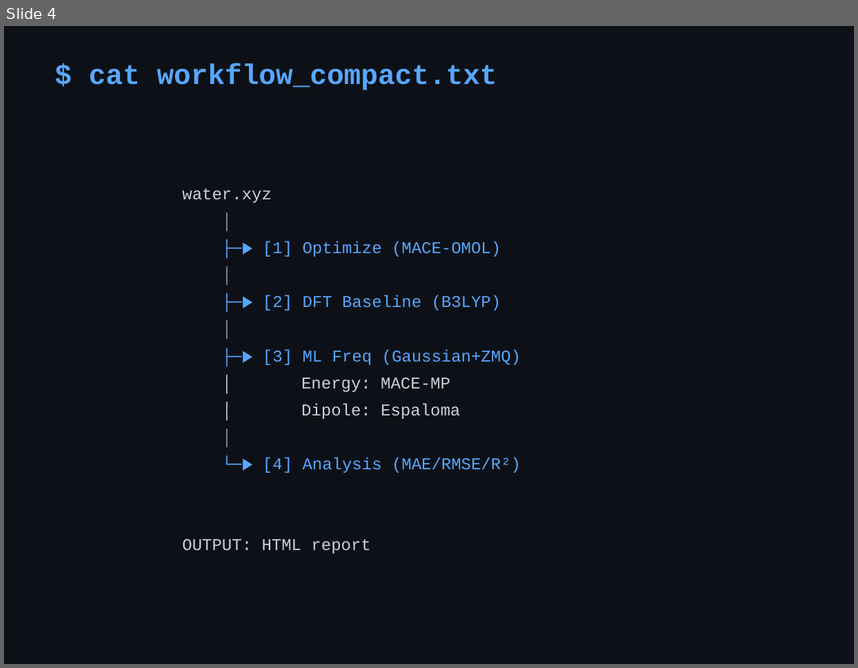
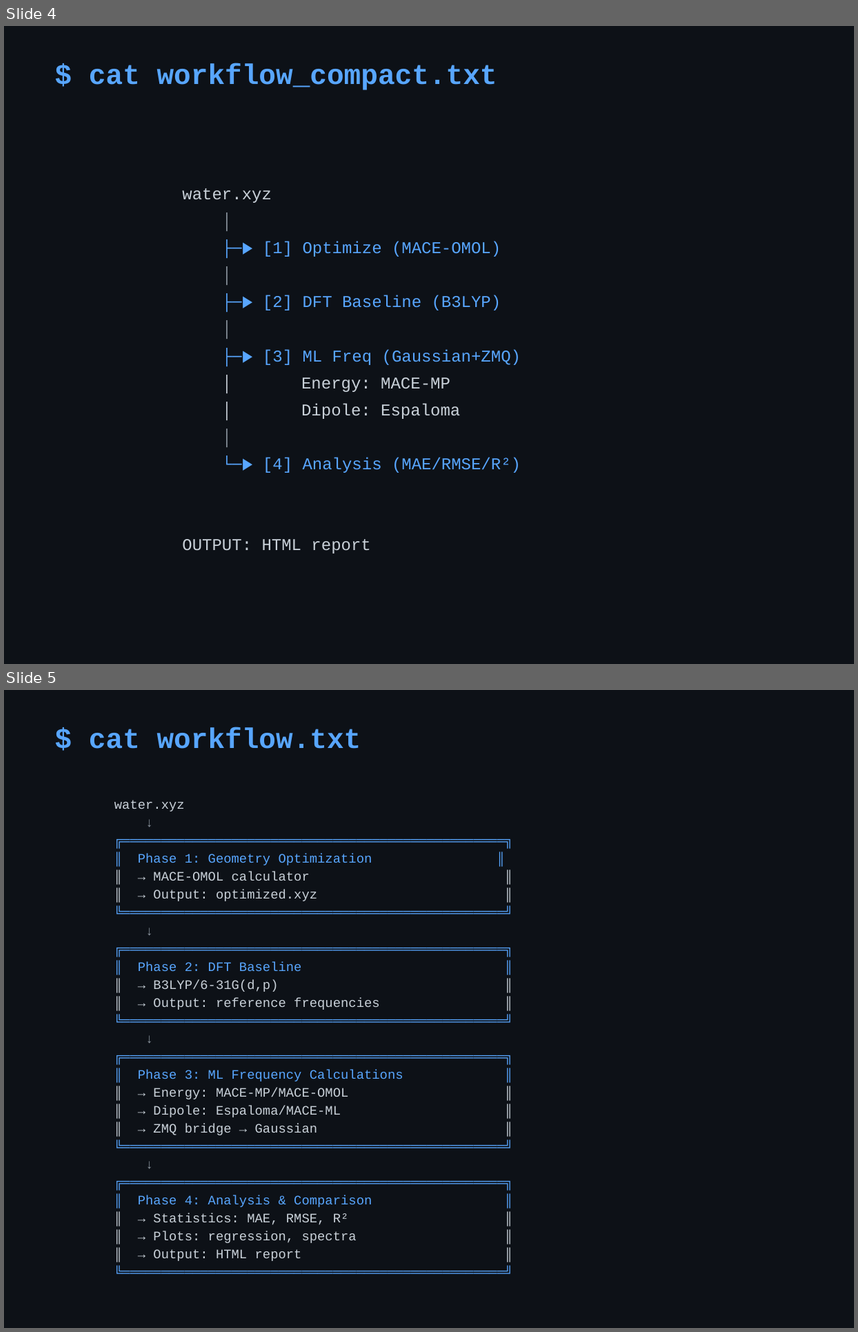
Before and after one commit to mott91/mace_gaussian_interface, a slide deck: presentation/test_workflow_flowcharts.pptx. Shown one above the other, each under a label of ours: slide 4 before the commit, slides 4 and 5 after it. The pictures are 858x668 and 858x1332 pixels, drawn with LibreOffice and Linux fonts; fonts in the diff are those of the drawing. Boxes give left, top, right and bottom in pixels: in the first picture for what was removed or moved away, otherwise in the second. Text is boxed around its words. In the diff, an @@ line names an element or a change of style, - is before the commit and + after.

```diff
--- a/presentation/test_workflow_flowcharts.pptx
+++ b/presentation/test_workflow_flowcharts.pptx
@@ slide 5 added at (4, 690, 854, 1328), background #0D1117 @@
@@ text added at (89, 727, 361, 749), 24 pt, text #58A6FF, bold @@
+$ cat workflow.txt
@@ text added at (114, 800, 404, 1261), 11 pt, text #58A6FF @@
+water.xyz
+↓
+╔═════════════════════════════════════════════════╗
+║ Phase 1: Geometry Optimization ║
+║ → MACE-OMOL calculator ║
+║ → Output: optimized.xyz ║
+╚═════════════════════════════════════════════════╝
+↓
+╔═════════════════════════════════════════════════╗
+║ Phase 2: DFT Baseline ║
+║ → B3LYP/6-31G(d,p) ║
+║ → Output: reference frequencies ║
+╚═════════════════════════════════════════════════╝
+↓
+╔═════════════════════════════════════════════════╗
+║ Phase 3: ML Frequency Calculations ║
+║ → Energy: MACE-MP/MACE-OMOL ║
+║ → Dipole: Espaloma/MACE-ML ║
+║ → ZMQ bridge → Gaussian ║
+╚═════════════════════════════════════════════════╝
+↓
+╔═════════════════════════════════════════════════╗
+║ Phase 4: Analysis & Comparison ║
+║ → Statistics: MAE, RMSE, R² ║
+║ → Plots: regression, spectra ║
+║ → Output: HTML report ║
+╚═════════════════════════════════════════════════╝
```
Also in this commit, not shown: 1 other file.
